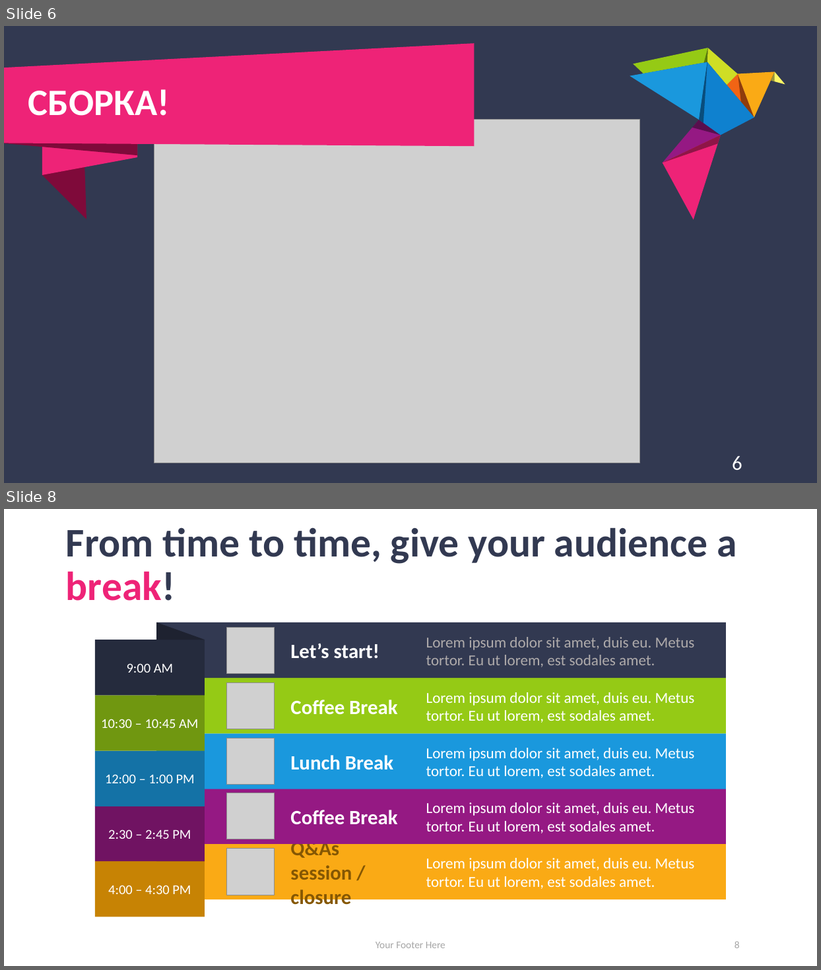
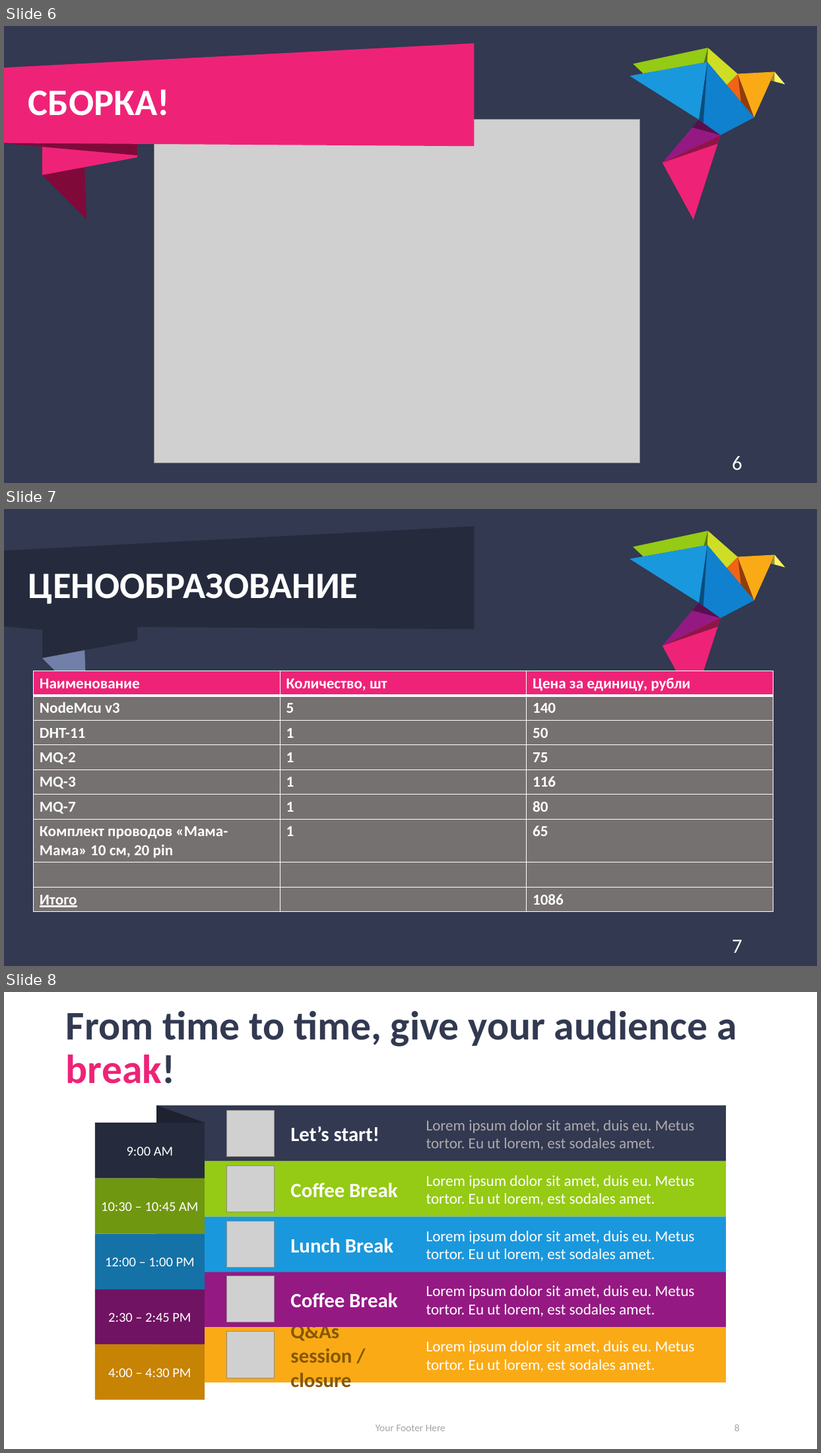
Before and after one commit to RUGameLink/hakaton-IoT, a slide deck: Защита.pptx. Shown one above the other, each under a label of ours: slides 6 and 8 before the commit, slides 6, 7 and 8 after it; the slides between them are not shown. The pictures are 821x970 and 821x1453 pixels, drawn with LibreOffice and Linux fonts; fonts in the diff are those of the drawing; grey boxes stand for pictures. Boxes give left, top, right and bottom in pixels: in the first picture for what was removed or moved away, otherwise in the second. Text is boxed around its words. In the diff, an @@ line names an element or a change of style, - is before the commit and + after.

```diff
--- a/Защита.pptx
+++ b/Защита.pptx
@@ slide 7 added at box(4, 509, 817, 966), background #323951 @@
@@ freeform shape added at box(4, 526, 475, 629), fill #252B3D @@
@@ group added at box(624, 513, 787, 704): 15 freeform shapes @@
@@ freeform shape added at box(4, 551, 137, 638), fill #252B3D @@
@@ title added at box(28, 574, 358, 604), 44 pt, text #FFFFFF, bold @@
+ЦЕНООБРАЗОВАНИЕ
@@ freeform shape added at box(42, 570, 87, 702), fill #727FA8 @@
@@ freeform shape added at box(42, 580, 137, 658), fill #252B3D @@
@@ table added at box(33, 671, 773, 912), 9 rows, 3 columns @@
+Наименование | Количество, шт | Цена за единицу, рубли
+NodeMcu v3 | 5 | 140
+DHT-11 | 1 | 50
+MQ-2 | 1 | 75
+MQ-3 | 1 | 116
+MQ-7 | 1 | 80
+Комплект проводов «Мама-Мама» 10 см, 20 pin | 1 | 65
+ |  | 
+Итого |  | 1086
@@ page number added at box(732, 940, 743, 953), 24 pt, text #FFFFFF @@
+7
```
Also in this commit, not shown: 2 slides changed, 1 slide removed, 3 other files.
